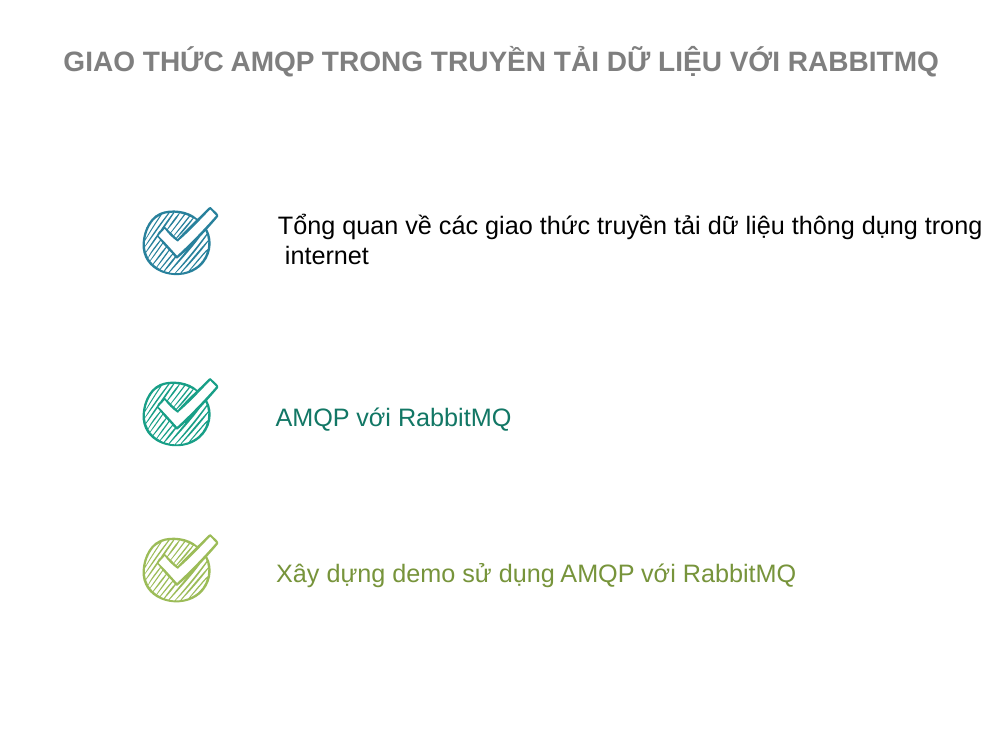
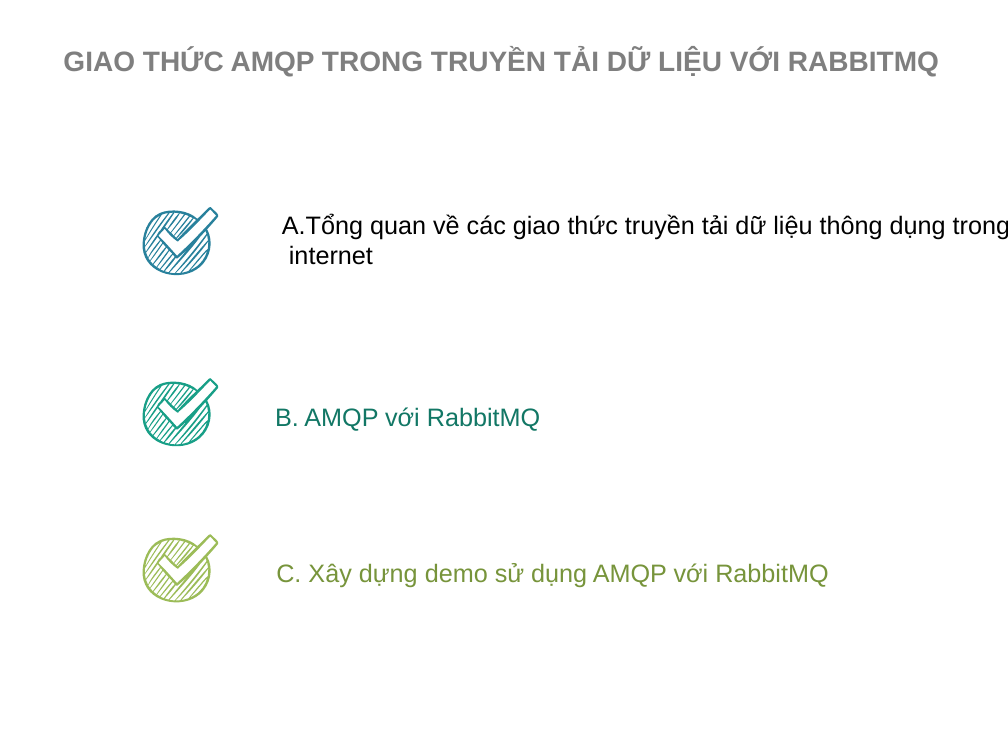
Before and after one commit to noname9xndz/RabbitMQBasic, a slide deck: slide 3 of intern/bao cao.ppt. Drawn at 1008x756 pixels with LibreOffice and Linux fonts; fonts in the diff are those of the drawing; background and template pictures are left out. Boxes give left, top, right and bottom in pixels: in the first picture for what was removed or moved away, otherwise in the second. Text is boxed around its words. In the diff, an @@ line names an element or a change of style, - is before the commit and + after.

```diff
--- a/intern/bao cao.ppt
+++ b/intern/bao cao.ppt
@@ text at (282,214,1008,240): text changed @@
-Tổng quan về các giao thức truyền tải dữ liệu thông dụng trong
+A.Tổng quan về các giao thức truyền tải dữ liệu thông dụng trong
@@ text at (275,407,540,431): text changed @@
-AMQP với RabbitMQ
+B. AMQP với RabbitMQ
@@ text at (276,563,828,587): text changed @@
-Xây dựng demo sử dụng AMQP với RabbitMQ
+C. Xây dựng demo sử dụng AMQP với RabbitMQ
```
Also in this commit, not shown: 1 other slide changed, 5 other files.
